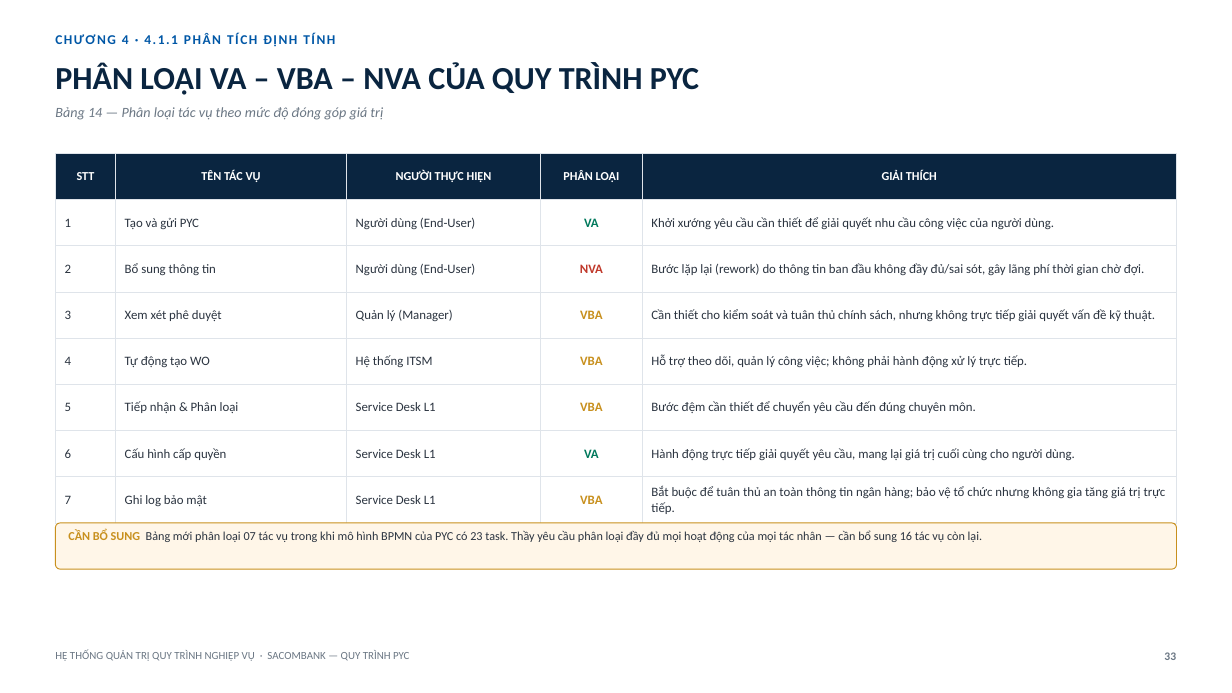
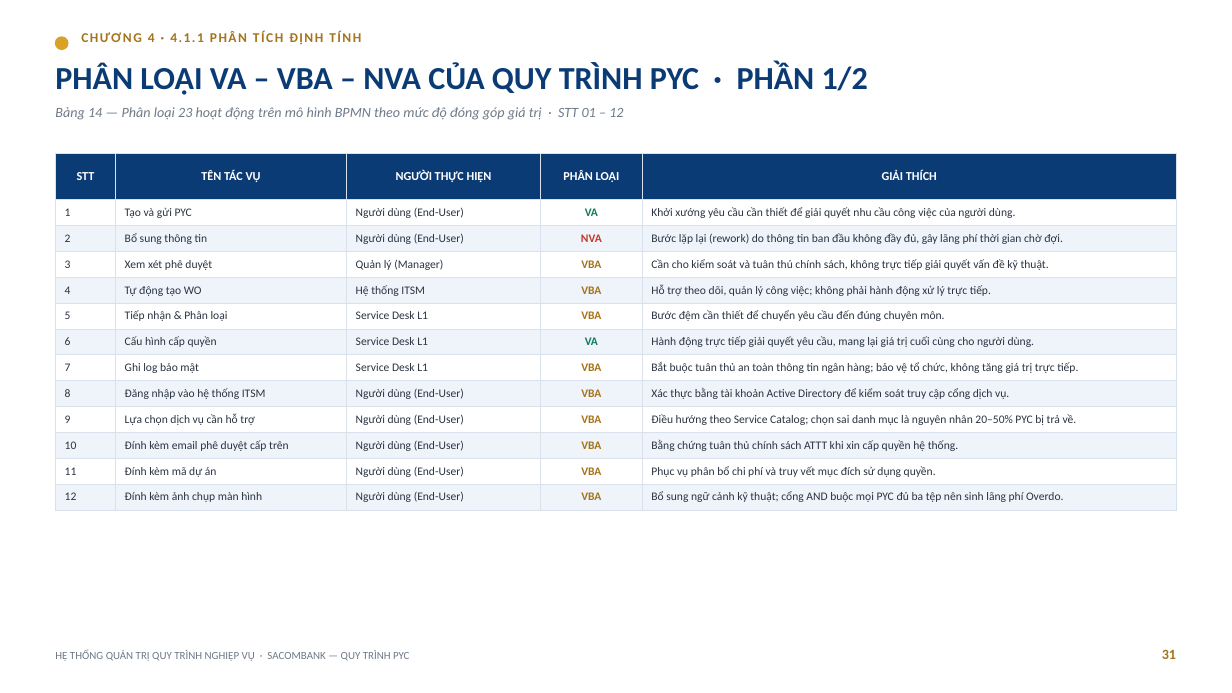
Before and after one commit to trilm83/SACOMBANK, a slide deck: slide 31 of BaoCao_PYC_Sacombank.pptx (slide 33 before the commit). Drawn at 1232x693 pixels with LibreOffice and Linux fonts; fonts in the diff are those of the drawing. Boxes give left, top, right and bottom in pixels: in the first picture for what was removed or moved away, otherwise in the second. Text is boxed around its words. In the diff, an @@ line names an element or a change of style, - is before the commit and + after.

Commit message:
Update PP

```diff
--- a/BaoCao_PYC_Sacombank.pptx
+++ b/BaoCao_PYC_Sacombank.pptx
@@ ellipse added at [55, 37, 68, 50], fill #D9A227, outline #D9A227 1 pt @@
@@ text "CHƯƠNG 4 · 4.1.1 PHÂN ...": place and size @@
-text "CHƯƠNG 4 · 4.1.1 PHÂN ..." at [122, 35, 178, 44]
+text "CHƯƠNG 4 · 4.1.1 PHÂN ..." at [148, 33, 204, 42]
@@ text "CHƯƠNG 4 · 4.1.1 PHÂN ..." at [148, 33, 204, 42]: text colour #0057A6 to #A5741A @@
@@ text at [55, 62, 868, 95]: text changed; text colour #0A2540 to #0B3B75 @@
-PHÂN LOẠI VA – VBA – NVA CỦA QUY TRÌNH PYC
+PHÂN LOẠI VA – VBA – NVA CỦA QUY TRÌNH PYC · PHẦN 1/2
@@ text at [55, 107, 623, 120]: text changed; text colour #6B7784 to #6E7A88 @@
-Bảng 14 — Phân loại tác vụ theo mức độ đóng góp giá trị
+Bảng 14 — Phân loại 23 hoạt động trên mô hình BPMN theo mức độ đóng góp giá trị · STT 01 – 12
@@ table at [55, 153, 1177, 510] @@
-row 3, column 5: Bước lặp lại (rework) do thông tin ban đầu không đầy đủ/sai sót, gây lãng phí thời gian chờ đợi.
+row 3, column 5: Bước lặp lại (rework) do thông tin ban đầu không đầy đủ, gây lãng phí thời gian chờ đợi.
-row 4, column 5: Cần thiết cho kiểm soát và tuân thủ chính sách, nhưng không trực tiếp giải quyết vấn đề kỹ thuật.
+row 4, column 5: Cần cho kiểm soát và tuân thủ chính sách, không trực tiếp giải quyết vấn đề kỹ thuật.
-row 8: 7 | Ghi log bảo mật | Service Desk L1 | VBA | Bắt buộc để tuân thủ an toàn thông tin ngân hàng; bảo vệ tổ chức nhưng không gia tăng giá trị trực tiếp.
+row 8: 7 | Ghi log bảo mật | Service Desk L1 | VBA | Bắt buộc tuân thủ an toàn thông tin ngân hàng; bảo vệ tổ chức, không tăng giá trị trực tiếp.
+row 9: 8 | Đăng nhập vào hệ thống ITSM | Người dùng (End-User) | VBA | Xác thực bằng tài khoản Active Directory để kiểm soát truy cập cổng dịch vụ.
+row 10: 9 | Lựa chọn dịch vụ cần hỗ trợ | Người dùng (End-User) | VBA | Điều hướng theo Service Catalog; chọn sai danh mục là nguyên nhân 20–50% PYC bị trả về.
+row 11: 10 | Đính kèm email phê duyệt cấp trên | Người dùng (End-User) | VBA | Bằng chứng tuân thủ chính sách ATTT khi xin cấp quyền hệ thống.
+row 12: 11 | Đính kèm mã dự án | Người dùng (End-User) | VBA | Phục vụ phân bổ chi phí và truy vết mục đích sử dụng quyền.
+row 13: 12 | Đính kèm ảnh chụp màn hình | Người dùng (End-User) | VBA | Bổ sung ngữ cảnh kỹ thuật; cổng AND buộc mọi PYC đủ ba tệp nên sinh lãng phí Overdo.
@@ rounded rectangle removed at [55, 523, 1177, 569] @@
@@ text removed at [68, 530, 982, 542] @@
-CẦN BỔ SUNG Bảng mới phân loại 07 tác vụ trong khi mô hình BPMN của PYC có 23 task. Thầy yêu cầu phân loại đầy đủ mọi hoạt động của mọi tác nhân — cần bổ sung 16 tác vụ còn lại.
@@ text added at [1162, 649, 1176, 659], 11 pt, text #A5741A, bold @@
+31
@@ text removed at [1164, 652, 1176, 660] @@
-33
```
Also in this commit, not shown: 42 other slides changed, 12 slides added, 4 slides removed.
